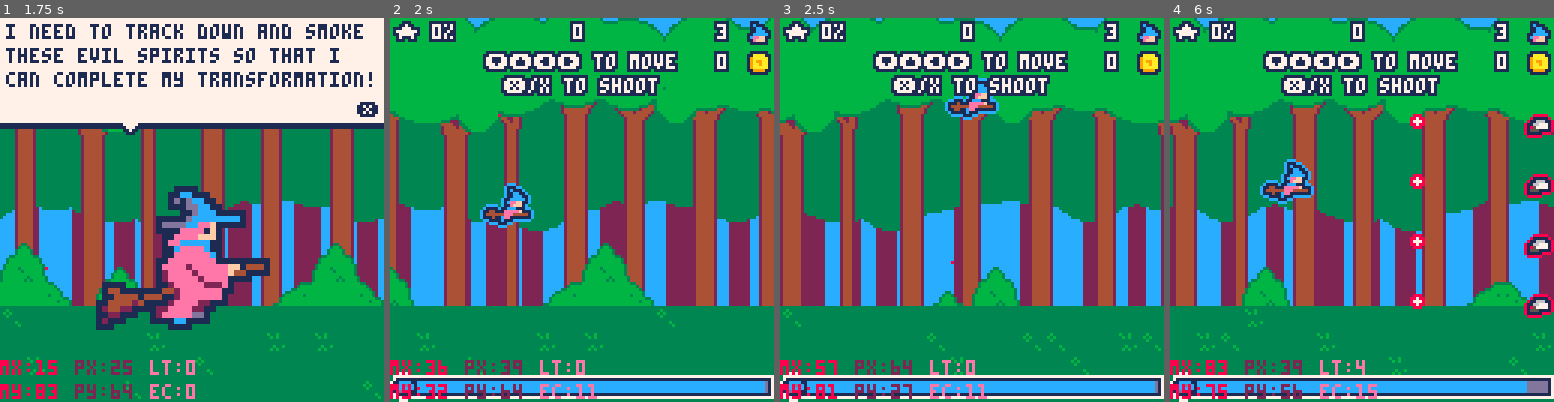
Above: before the commit, frames 1-4 (left to right).
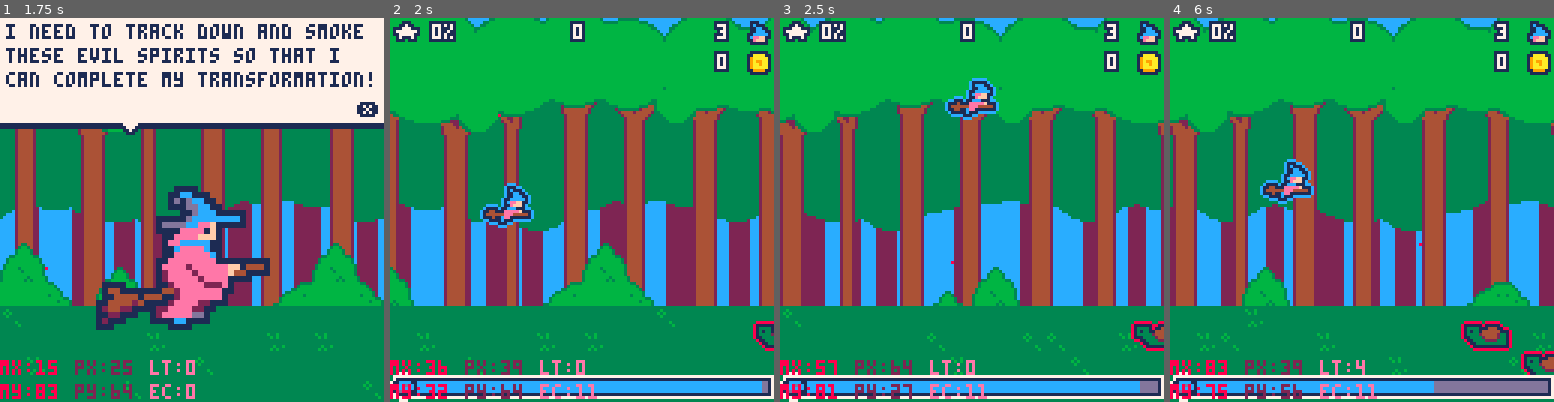
Above: after the commit, the same moments.

Repository: roseblack02/pico8-witch_blaster
Game: PICO-8 cartridge witch_blaster.p8
The game is run twice, just before and just after one commit, with the same random seed, the same clock (stepped at 60 frames per second) and the same inputs.
Inputs (mouse positions are in pixels of both pictures, inside the frame that each line leads up to):
- Up to frame 1 (1.75 s): tap X (X key) at 0.33, 1.07 s; click (280, 121) at 0.67 s; tap O (Z key) at 0.7, 1.7 s; click (46, 267) at 1.22 s; hold Right from 1.6 s (still down)
- Up to frame 2 (2 s): keep holding Right; click (497, 114) at 1.77 s; tap X (X key) at 1.85 s
- Up to frame 3 (2.5 s): release Right at 2.1 s; tap O (Z key) at 2.1 s; hold Up 2.15-2.42 s; click (952, 259) at 2.32 s; hold Right from 2.47 s (still down)
- Up to frame 4 (6 s): tap O (Z key) every 0.4 s from 2.5 to 5.7 s; click (1404, 106) at 2.87 s; tap X (X key) at 2.97, 4.08, 5.2 s; release Right at 3.03 s; hold Left 3.08-3.58 s; click (1465, 256) at 3.42 s; hold Down 3.63-3.97 s; click (1231, 102) at 3.97 s; hold Right 4.02-4.68 s; click (1292, 248) at 4.52 s; hold Up 4.73-5.03 s; click (1354, 94) at 5.07 s; hold Left 5.08-5.68 s; click (1419, 244) at 5.62 s; hold Down from 5.73 s (still down)

Frame 1 is identical in both runs. In frame 2, 4.6% of the frame differs, in the area x 24-100%, y 8-98%; in frame 3, 4.8%; in frame 4, 8.3%, in the area x 24-100%, y 8-99%.

Commit message:
random boss message optimised more. wizard boss also spawns flies more frequently

Diff:
--- a/witch_blaster.p8
+++ b/witch_blaster.p8
@@ -10,7 +10,6 @@
 	refine egg boss level
 
 	game music
-	shop music
 	at least 1 boss song ideally 2
 
 	make little ending animation (say something frickin cool like "get smoked babee B)")
@@ -48,13 +47,12 @@
 	--get level info from text file
 	#include levels.lua
 	levels={level1,level2,level3,level4,level5,level6,level7}
-	level=1
+	level=4
 	level_timer=0
 	wave1,wave2,wave3=true,false,false
 	level_clear=false
-	boss_message={"get smoked b)","foe vanquished","enemy felled","foe smoked"}
 	death_colour={7,7}
-	message=1
+	message=""
 
 	--store
 	blink_timer=0
@@ -548,7 +546,7 @@
 
 	--hud
 	--mag level
-	outlined_text("★ "..player.mag_level.."%",2,2,7,1)
+	outlined_text("★ "..flr(player.mag_level).."%",2,2,7,1)
 
 	--blast prompt
 	if (player.mag_level==100) outlined_text("blast 🅾️",48,112,text_flash,1)
@@ -586,7 +584,7 @@
 	--level clear screen
 	if level_clear then
 		--display level cleared or special boss cleared message
-		if(level==4 or level==7) waving_text(boss_message[message],61-((#boss_message[message])*2),40,7,1) else waving_text("level cleared!",33,40,7,1)
+		if(level==4 or level==7) waving_text(message,61-((#message)*2),40,7,1) else waving_text("level cleared!",33,40,7,1)
 		rectfill(35,52,92,74,1)
 		rectfill(36,53,91,73,14)
 		outlined_text("score : ",40,56,7,1)
@@ -799,7 +797,7 @@
 						player.e_level+=player.e_gained
 
 						--check if boss and give coins and randomly choose a message for player to say
-						if (self.boss) player.coins+=20 message=flr(rnd(3))+1
+						if (self.boss) player.coins+=20 message=rnd({"get smoked b)","foe vanquished","enemy felled","foe smoked"})
 					end
 				else
 					self.is_hit=false
@@ -999,9 +997,9 @@
 			end
 
 			--spawn flies at top and bottom of screen
-			if (self.spawn_count>180) self.spawn_count=0
+			if (self.spawn_count>100) self.spawn_count=0
 			self.spawn_count+=1
-			if(self.spawn_count==180) make_fly(138,14) make_fly(138,94)
+			if(self.spawn_count==100) make_fly(138,14) make_fly(138,94)
 
 			trail(self.x-10,self.y-6,{false,false,false,true})
 
